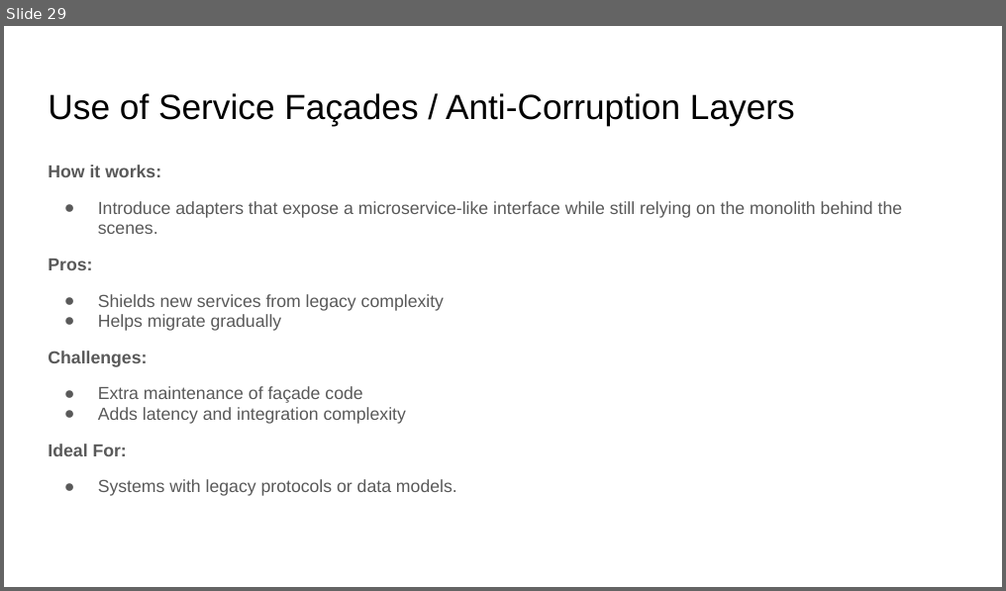
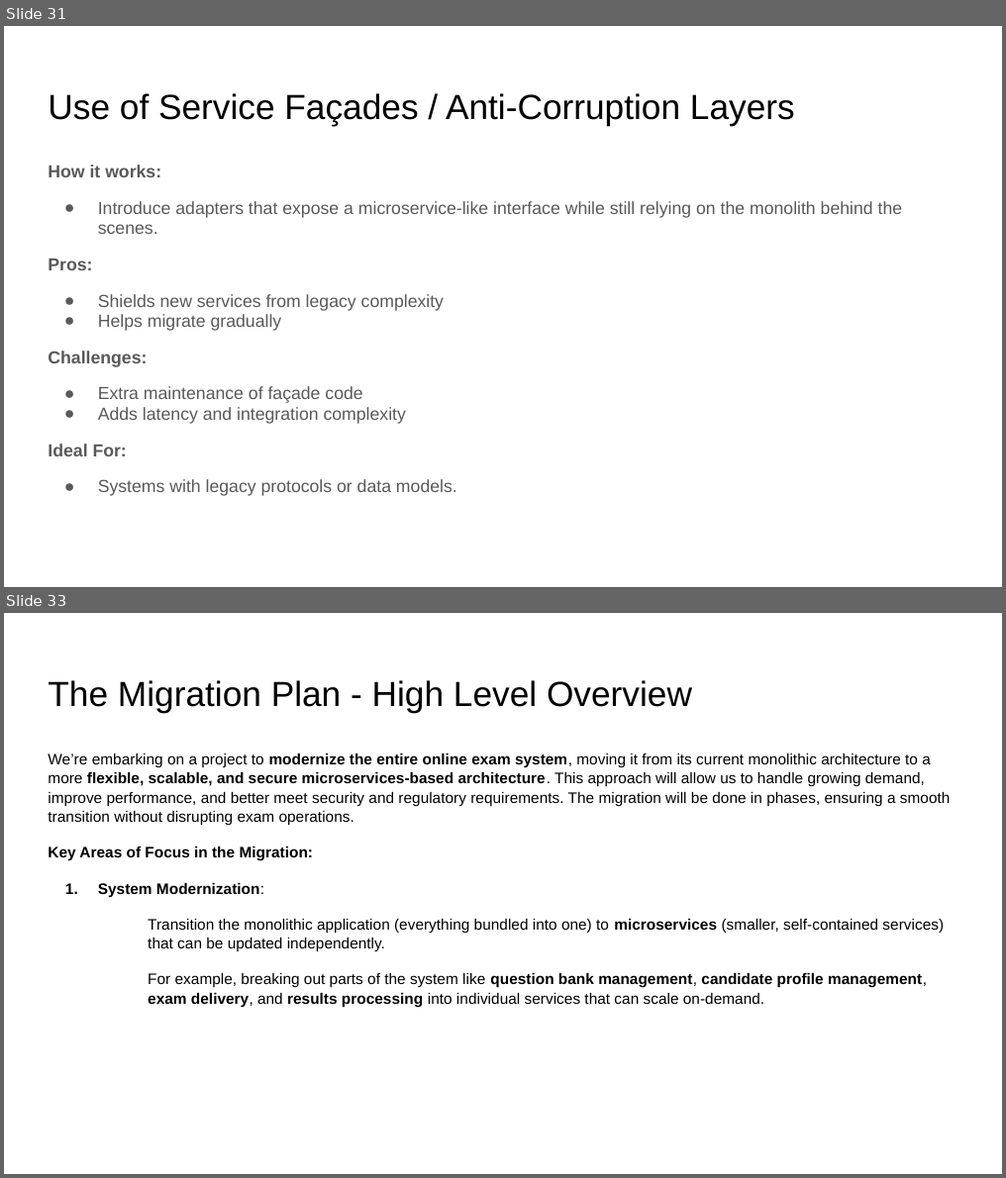
Before and after one commit to pfcit/nextgen-exam-system, a slide deck: ExamSystemMigration.pptx. Shown one above the other, each under a label of ours: slide 29 before the commit, slides 31 and 33 after it; the slides between them are not shown. The pictures are 1006x591 and 1006x1178 pixels, drawn with LibreOffice and Linux fonts; fonts in the diff are those of the drawing. Boxes give left, top, right and bottom in pixels: in the first picture for what was removed or moved away, otherwise in the second. Text is boxed around its words. In the diff, an @@ line names an element or a change of style, - is before the commit and + after.

```diff
--- a/ExamSystemMigration.pptx
+++ b/ExamSystemMigration.pptx
@@ slide 33 added at (x1=4, y1=613, x2=1002, y2=1174), background #FFFFFF @@
@@ title added at (x1=48, y1=680, x2=692, y2=712), 25.2 pt, text #000000 @@
+The Migration Plan - High Level Overview
@@ text added at (x1=48, y1=754, x2=950, y2=1007), 11 pt, text #000000 @@
+We’re embarking on a project to modernize the entire online exam system, moving it from its current monolithic architecture to a more flexible, scalable, and secure microservices-based architecture. This approach will allow us to handle growing demand, improve performance, and better meet security and regulatory requirements. The migration will be done in phases, ensuring a smooth transition without disrupting exam operations.
+Key Areas of Focus in the Migration:
+1. System Modernization:
+Transition the monolithic application (everything bundled into one) to microservices (smaller, self-contained services) that can be updated independently.
+For example, breaking out parts of the system like question bank management, candidate profile management, exam delivery, and results processing into individual services that can scale on-demand.
@@ what was slide 29 is now slide 31 @@
```
Also in this commit, not shown: 5 slides changed, 34 other slides added.
